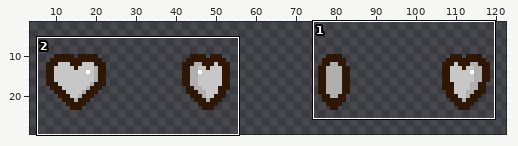
Two versions of one sprite sheet, img/sprite/life_minus.png. The first picture is a wide view before the edit; the outline marks the close-up.
Close-up. As it was:
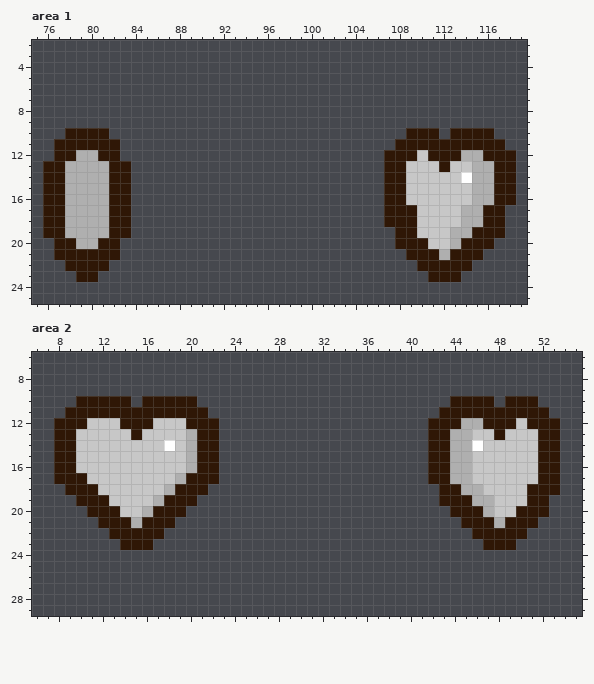
The file is 128x32 pixels. Colours within 5 levels of each other are drawn and written as one. Shown: area 1: x 75..119, y 2..25; area 2: x 6..55, y 6..29. The wide view leaves out empty margins.
After:
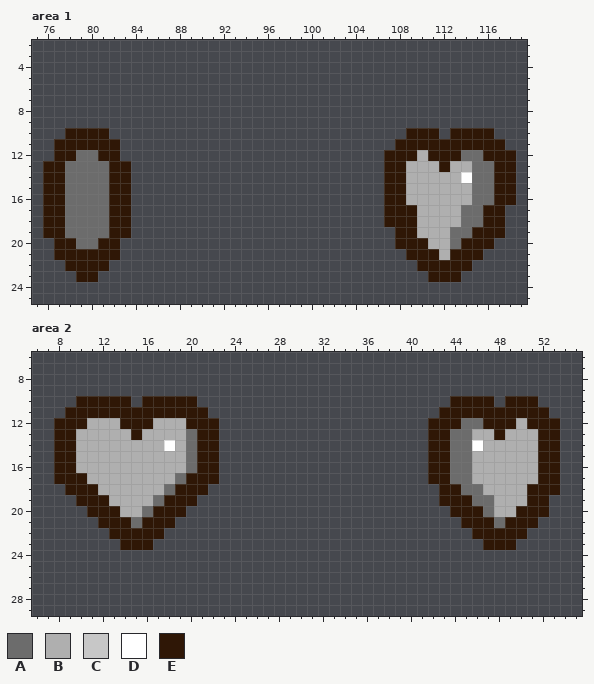
Palette (. is transparent): A #6c6c6c  B #afafaf  C #c7c7c7  D #ffffff  E #2f1706
The exact change:
Area 1:
Colour B gives way to colour A in row 12 at x 79 to 80 and 114 to 115; in rows 13 to 16 at x 78 to 81 and 115 to 116; in rows 17 to 18 at x 78 to 81 and 114 to 115; in row 19 at x 78 to 81 and 113 to 114; in row 20 at x 79 to 80 and 113.
Colour C gives way to colour B in row 12 at x 110; in row 13 at x 109 to 111 and 113 to 114; in row 14 at x 109 to 113; in rows 15 to 16 at x 109 to 114; in rows 17 to 18 at x 110 to 113; in row 19 at x 110 to 112.
Colour C gives way to colour B in row 20 at x 111 to 112.
Area 2:
Colour B gives way to colour A in row 12 at x 45 to 46; in rows 13 to 16 at x 20 and 44 to 45; in row 17 at x 19 and 44 to 45; in row 18 at x 18 and 45 to 46; in row 19 at x 17 and 46 to 47; in row 20 at x 16 and 47.
Colour B gives way to colour A in row 21 at x 15 and 48.
Colour C gives way to colour B in row 12 at x 11 to 13, 17 to 19 and 50; in row 13 at x 10 to 14, 16 to 19, 46 to 47 and 49 to 51; in row 14 at x 10 to 17, 19 and 47 to 51; in rows 15 to 16 at x 10 to 19 and 46 to 51; in row 17 at x 11 to 18 and 46 to 51; in row 18 at x 12 to 17 and 47 to 50.
Colour C gives way to colour B in row 19 at x 13 to 16 and 48 to 50; in row 20 at x 14 to 15 and 48 to 49.
